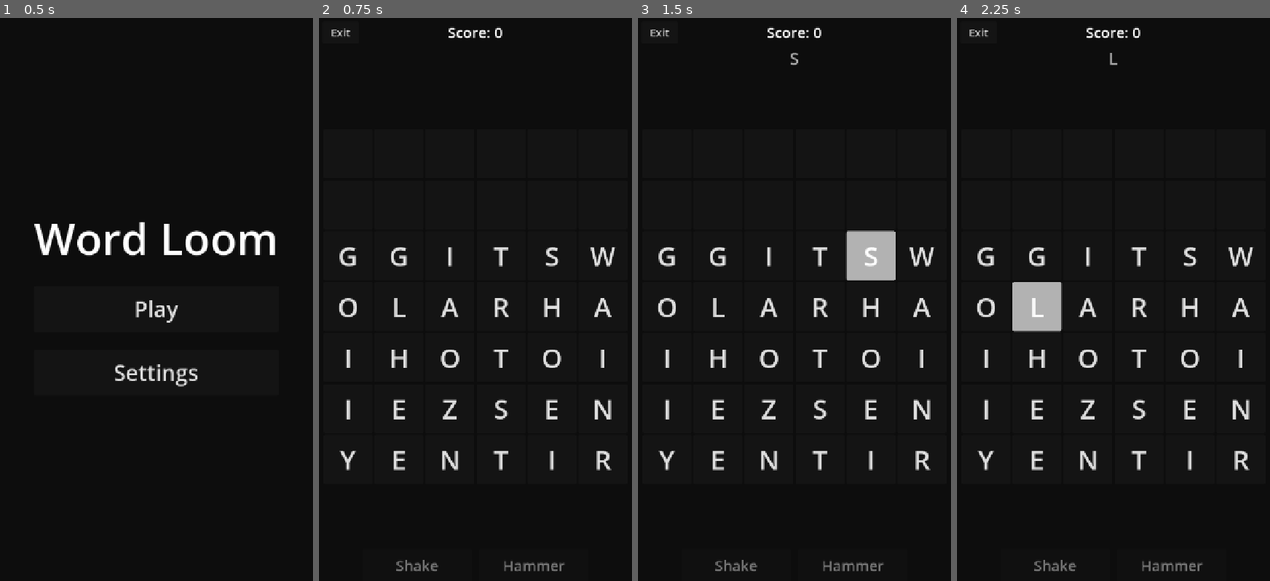
Above: before the commit, frames 1-4 (left to right).
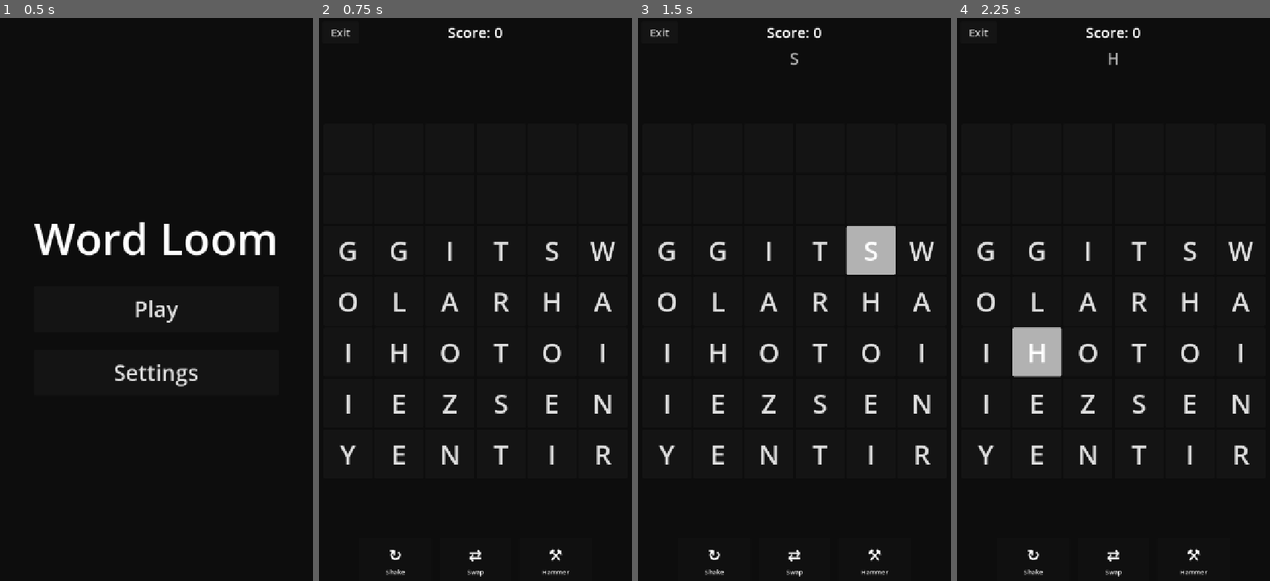
Above: after the commit, the same moments.

Repository: lux-sp4rk/wrdfall
Game: Godot game, scene res://scenes/Home.tscn
The game is run twice, just before and just after one commit, with the same random seed, the same clock (stepped at 60 frames per second) and the same inputs.
Inputs (mouse positions are in pixels of both pictures, inside the frame that each line leads up to):
- Up to frame 1 (0.5 s): no input
- Up to frame 2 (0.75 s): click "Play" at 0.5 s
- Up to frame 3 (1.5 s): tap Enter at 1.25 s; move the mouse to (866, 271) at 1.27 s; click (866, 271) at 1.42 s
- Up to frame 4 (2.25 s): tap Space at 2 s; move the mouse to (1047, 333) at 2.02 s; click (1047, 333) at 2.17 s

Frame 1 is identical in both runs. In frame 2, 3.8% of the frame differs, in the area x 6-95%, y 39-100%; in frame 3, 4.1%; in frame 4, 6.3%, in the area x 6-95%, y 6-100%.

Commit message:
feat: Implement swap adjacent mechanic with icon buttons (#42)
Add tactical swap action: select two adjacent tiles to swap them for 3
points. Includes cross-fade tween animation and two-step targeting mode.
Refactor all action buttons (Shake, Swap, Hammer) to show large icon
with small text label.

Co-Authored-By: Claude Opus 4.6 <noreply@anthropic.com>

Diff:
--- a/godot/scenes/LoomDrop.tscn
+++ b/godot/scenes/LoomDrop.tscn
@@ -89,14 +89,15 @@
 
 [node name="ShakeButton" type="Button" parent="MarginContainer/VBox/ActionButtons"]
 unique_name_in_owner = true
-custom_minimum_size = Vector2(240, 72)
+custom_minimum_size = Vector2(160, 96)
 layout_mode = 2
-theme_override_font_sizes/font_size = 32
-text = "Shake"
+
+[node name="SwapButton" type="Button" parent="MarginContainer/VBox/ActionButtons"]
+unique_name_in_owner = true
+custom_minimum_size = Vector2(160, 96)
+layout_mode = 2
 
 [node name="HammerButton" type="Button" parent="MarginContainer/VBox/ActionButtons"]
 unique_name_in_owner = true
-custom_minimum_size = Vector2(240, 72)
+custom_minimum_size = Vector2(160, 96)
 layout_mode = 2
-theme_override_font_sizes/font_size = 32
-text = "Hammer"
--- a/godot/scripts/LanguageConfig.gd
+++ b/godot/scripts/LanguageConfig.gd
@@ -72,6 +72,14 @@
 		"tile_destroyed": "Tile destroyed! (-%d)",
 		"shake": "Shake",
 		"hammer": "Hammer",
+		"swap": "Swap",
+		"need_swap": "Need %d points to swap!",
+		"swap_first": "Select first tile to swap",
+		"swap_second": "Now select an adjacent tile",
+		"swap_not_adjacent": "Tiles must be adjacent!",
+		"swap_empty": "Both tiles must have letters!",
+		"swap_done": "Swapped! (-%d)",
+		"swap_cancel": "Swap canceled",
 		"cancel": "Cancel",
 	}
 	return cfg
@@ -122,6 +130,14 @@
 		"tile_destroyed": "\u00a1Letra destruida! (-%d)",
 		"shake": "Mezclar",
 		"hammer": "Martillo",
+		"swap": "Cambiar",
+		"need_swap": "\u00a1Necesitas %d puntos para cambiar!",
+		"swap_first": "Selecciona la primera letra",
+		"swap_second": "Ahora selecciona una letra adyacente",
+		"swap_not_adjacent": "\u00a1Las letras deben ser adyacentes!",
+		"swap_empty": "\u00a1Ambas casillas deben tener letras!",
+		"swap_done": "\u00a1Cambiado! (-%d)",
+		"swap_cancel": "Cambio cancelado",
 		"cancel": "Cancelar",
 	}
 	return cfg
--- a/godot/scripts/LoomDrop.gd
+++ b/godot/scripts/LoomDrop.gd
@@ -6,6 +6,7 @@
 @onready var score_label: Label = %"ScoreLabel"
 @onready var shake_button: Button = %"ShakeButton"
 @onready var hammer_button: Button = %"HammerButton"
+@onready var swap_button: Button = %"SwapButton"
 @onready var home_button: Button = %"HomeButton"
 
 const ROWS: int = 7
@@ -14,12 +15,15 @@
 const INITIAL_FILL_ROWS: int = 5
 const SHAKE_COST: int = 3
 const HAMMER_COST: int = 3
+const SWAP_COST: int = 3
 
 var grid: Array = []       # 2D [row][col] of String
 var buttons: Array = []    # 2D [row][col] of Button
 var selected_path: Array = []  # Array of Vector2i (x=col, y=row)
 var is_selecting: bool = false
 var is_hammer_targeting: bool = false
+var is_swap_targeting: bool = false
+var swap_first_cell: Vector2i = Vector2i(-1, -1)
 var score: int = 0
 
 var dictionary: DictionaryService
@@ -30,6 +34,11 @@
 
 const COLOR_SELECTED: Color = Color(0.35, 0.65, 1.0)
 const COLOR_TOO_SHORT: Color = Color(0.7, 0.7, 0.7)
+
+const ICON_SHAKE: String = "\u21bb"   # ↻
+const ICON_HAMMER: String = "\u2692"  # ⚒
+const ICON_SWAP: String = "\u21c4"    # ⇄
+const ICON_CANCEL: String = "\u2715"  # ✕
 
 var drop_timer: Timer
 var game_over: bool = false
@@ -45,14 +54,22 @@
 	dictionary = DictionaryService.new(lang_config.wordlist_path, lang_config.extra_alpha)
 	_build_weighted_bag()
 	_initialize_grid()
+
+	# Set up icon buttons (must happen before update calls)
+	_setup_icon_button(shake_button, ICON_SHAKE, lang_config.ui_strings["shake"])
+	_setup_icon_button(hammer_button, ICON_HAMMER, lang_config.ui_strings["hammer"])
+	_setup_icon_button(swap_button, ICON_SWAP, lang_config.ui_strings["swap"])
+
 	_update_score_display()
 	_update_shake_button()
 	_update_hammer_button()
+	_update_swap_button()
 	_start_drop_timer()
 
 	# Connect buttons
 	shake_button.pressed.connect(_on_shake_pressed)
 	hammer_button.pressed.connect(_on_hammer_pressed)
+	swap_button.pressed.connect(_on_swap_pressed)
 	home_button.pressed.connect(_on_home_pressed)
 
 	# Dynamic grid sizing
@@ -78,18 +95,22 @@
 	game_over = false
 	is_selecting = false
 	is_hammer_targeting = false
+	is_swap_targeting = false
+	swap_first_cell = Vector2i(-1, -1)
 	selected_path.clear()
 	_clear_rescue()
 
 	# Update UI labels
-	shake_button.text = lang_config.ui_strings["shake"]
-	hammer_button.text = lang_config.ui_strings["hammer"]
+	_set_button_content(shake_button, ICON_SHAKE, lang_config.ui_strings["shake"])
+	_set_button_content(hammer_button, ICON_HAMMER, lang_config.ui_strings["hammer"])
+	_set_button_content(swap_button, ICON_SWAP, lang_config.ui_strings["swap"])
 	word_label.text = ""
 
 	_initialize_grid()
 	_update_score_display()
 	_update_shake_button()
 	_update_hammer_button()
+	_update_swap_button()
 
 	# Restart the drop timer
 	if drop_timer:
@@ -345,19 +366,24 @@
 	if game_over:
 		return
 
-	# Cancel hammer targeting with ESC
+	# Cancel targeting modes with ESC
 	if event is InputEventKey and event.pressed and event.keycode == KEY_ESCAPE:
 		if is_hammer_targeting:
 			_cancel_hammer_targeting()
 			return
+		if is_swap_targeting:
+			_cancel_swap_targeting()
+			return
 
 	if event is InputEventMouseButton and event.button_index == MOUSE_BUTTON_LEFT:
 		if event.pressed:
 			var cell := _cell_at(event.global_position)
 			if cell != Vector2i(-1, -1):
-				# Handle hammer targeting mode
+				# Handle targeting modes
 				if is_hammer_targeting:
 					_handle_hammer_targeting(cell)
+				elif is_swap_targeting:
+					_handle_swap_targeting(cell)
 				else:
 					_start_selection(cell)
 		elif is_selecting:
@@ -437,6 +463,7 @@
 	_update_score_display()
 	_update_shake_button()
 	_update_hammer_button()
+	_update_swap_button()
 	word_label.text = "+%d" % points
 
 	# Clear the selected cells
@@ -488,6 +515,7 @@
 	_update_score_display()
 	_update_shake_button()
 	_update_hammer_button()
+	_update_swap_button()
 	_shake_grid()
 	word_label.text = lang_config.ui_strings["grid_shaken"] % SHAKE_COST
 
@@ -560,6 +588,10 @@
 		word_label.text = lang_config.ui_strings["need_hammer"] % HAMMER_COST
 		return
 
+	# Cancel swap if active
+	if is_swap_targeting:
+		_cancel_swap_targeting()
+
 	# Enter targeting mode
 	is_hammer_targeting = true
 	_update_hammer_button()
@@ -583,6 +615,7 @@
 	_update_score_display()
 	_update_shake_button()
 	_update_hammer_button()
+	_update_swap_button()
 
 	# Destroy the tile
 	grid[cell.y][cell.x] = ""
@@ -606,6 +639,130 @@
 		return
 
 	# After destroying, check if we need a rescue word
+	if not _find_any_word_on_grid():
+		_plan_rescue_word()
+	else:
+		_clear_rescue()
+
+
+# --- Swap Button ---
+
+func _on_swap_pressed() -> void:
+	if game_over:
+		return
+
+	# If already in targeting mode, cancel it
+	if is_swap_targeting:
+		_cancel_swap_targeting()
+		return
+
+	if score < SWAP_COST:
+		word_label.text = lang_config.ui_strings["need_swap"] % SWAP_COST
+		return
+
+	# Cancel hammer if active
+	if is_hammer_targeting:
+		_cancel_hammer_targeting()
+
+	# Enter swap targeting mode (step 1: pick first tile)
+	is_swap_targeting = true
+	swap_first_cell = Vector2i(-1, -1)
+	_update_swap_button()
+	word_label.text = lang_config.ui_strings["swap_first"]
+
+
+func _cancel_swap_targeting() -> void:
+	is_swap_targeting = false
+	swap_first_cell = Vector2i(-1, -1)
+	_clear_selection_visuals()
+	_update_swap_button()
+	word_label.text = lang_config.ui_strings["swap_cancel"]
+
+
+func _handle_swap_targeting(cell: Vector2i) -> void:
+	# Both tiles must have letters
+	if grid[cell.y][cell.x] == "":
+		word_label.text = lang_config.ui_strings["swap_empty"]
+		return
+
+	if swap_first_cell == Vector2i(-1, -1):
+		# Step 1: select first tile
+		swap_first_cell = cell
+		_highlight_cell(cell, COLOR_SELECTED)
+		word_label.text = lang_config.ui_strings["swap_second"]
+	else:
+		# Step 2: select second tile — must be adjacent
+		var diff: Vector2i = cell - swap_first_cell
+		if absi(diff.x) > 1 or absi(diff.y) > 1 or (diff.x == 0 and diff.y == 0):
+			word_label.text = lang_config.ui_strings["swap_not_adjacent"]
+			return
+
+		var first := swap_first_cell
+
+		# Deduct cost and exit targeting mode before animation
+		score -= SWAP_COST
+		_update_score_display()
+		_update_shake_button()
+		_update_hammer_button()
+		_update_swap_button()
+		word_label.text = lang_config.ui_strings["swap_done"] % SWAP_COST
+
+		is_swap_targeting = false
+		swap_first_cell = Vector2i(-1, -1)
+
+		# Execute swap with animation (runs as coroutine)
+		_execute_swap(first, cell)
+
+
+func _highlight_cell(cell: Vector2i, color: Color) -> void:
+	var btn: Button = buttons[cell.y][cell.x]
+	btn.add_theme_color_override("font_color", Color.WHITE)
+	btn.add_theme_stylebox_override("normal", _make_stylebox(color))
+	btn.add_theme_stylebox_override("hover", _make_stylebox(color))
+
+
+func _execute_swap(cell_a: Vector2i, cell_b: Vector2i) -> void:
+	var btn_a: Button = buttons[cell_a.y][cell_a.x]
+	var btn_b: Button = buttons[cell_b.y][cell_b.x]
+
+	# Highlight both cells
+	_highlight_cell(cell_a, COLOR_SELECTED)
+	_highlight_cell(cell_b, COLOR_SELECTED)
+
+	# Fade out
+	var tween := create_tween().set_parallel(true)
+	tween.tween_property(btn_a, "modulate:a", 0.0, 0.12)
+	tween.tween_property(btn_b, "modulate:a", 0.0, 0.12)
+	await tween.finished
+
+	# Swap grid data
+	var tmp: String = grid[cell_a.y][cell_a.x]
+	grid[cell_a.y][cell_a.x] = grid[cell_b.y][cell_b.x]
+	grid[cell_b.y][cell_b.x] = tmp
+	btn_a.text = grid[cell_a.y][cell_a.x]
+	btn_b.text = grid[cell_b.y][cell_b.x]
+
+	# Fade in
+	var tween2 := create_tween().set_parallel(true)
+	tween2.tween_property(btn_a, "modulate:a", 1.0, 0.12)
+	tween2.tween_property(btn_b, "modulate:a", 1.0, 0.12)
+	await tween2.finished
+
+	_clear_selection_visuals()
+
+	# Apply gravity and update display
+	_apply_gravity()
+	_update_grid_display()
+
+	# Check win conditions
+	if _is_grid_empty():
+		_trigger_win()
+		return
+	if not _is_grid_empty() and not _find_any_word_on_grid():
+		_trigger_win()
+		return
+
+	# Check if rescue needed
 	if not _find_any_word_on_grid():
 		_plan_rescue_word()
 	else:
@@ -758,8 +915,51 @@
 
 func _update_hammer_button() -> void:
 	if is_hammer_targeting:
-		hammer_button.text = lang_config.ui_strings["cancel"]
+		_set_button_content(hammer_button, ICON_CANCEL, lang_config.ui_strings["cancel"])
 		hammer_button.disabled = false
 	else:
-		hammer_button.text = lang_config.ui_strings["hammer"]
+		_set_button_content(hammer_button, ICON_HAMMER, lang_config.ui_strings["hammer"])
 		hammer_button.disabled = score < HAMMER_COST
+
+
+func _update_swap_button() -> void:
+	if is_swap_targeting:
+		_set_button_content(swap_button, ICON_CANCEL, lang_config.ui_strings["cancel"])
+		swap_button.disabled = false
+	else:
+		_set_button_content(swap_button, ICON_SWAP, lang_config.ui_strings["swap"])
+		swap_button.disabled = score < SWAP_COST
+
+
+func _setup_icon_button(btn: Button, icon_text: String, label_text: String) -> void:
+	btn.text = ""
+	if btn.has_theme_font_size_override("font_size"):
+		btn.remove_theme_font_size_override("font_size")
+
+	var vbox := VBoxContainer.new()
+	vbox.name = "Content"
+	vbox.set_anchors_preset(Control.PRESET_FULL_RECT)
+	vbox.alignment = BoxContainer.ALIGNMENT_CENTER
+	vbox.mouse_filter = Control.MOUSE_FILTER_IGNORE
+	btn.add_child(vbox)
+
+	var icon_label := Label.new()
+	icon_label.name = "Icon"
+	icon_label.text = icon_text
+	icon_label.add_theme_font_size_override("font_size", 36)
+	icon_label.horizontal_alignment = HORIZONTAL_ALIGNMENT_CENTER
+	icon_label.mouse_filter = Control.MOUSE_FILTER_IGNORE
+	vbox.add_child(icon_label)
+
+	var text_label := Label.new()
+	text_label.name = "Text"
+	text_label.text = label_text
+	text_label.add_theme_font_size_override("font_size", 14)
+	text_label.horizontal_alignment = HORIZONTAL_ALIGNMENT_CENTER
+	text_label.mouse_filter = Control.MOUSE_FILTER_IGNORE
+	vbox.add_child(text_label)
+
+
+func _set_button_content(btn: Button, icon_text: String, label_text: String) -> void:
+	btn.get_node("Content/Icon").text = icon_text
+	btn.get_node("Content/Text").text = label_text
